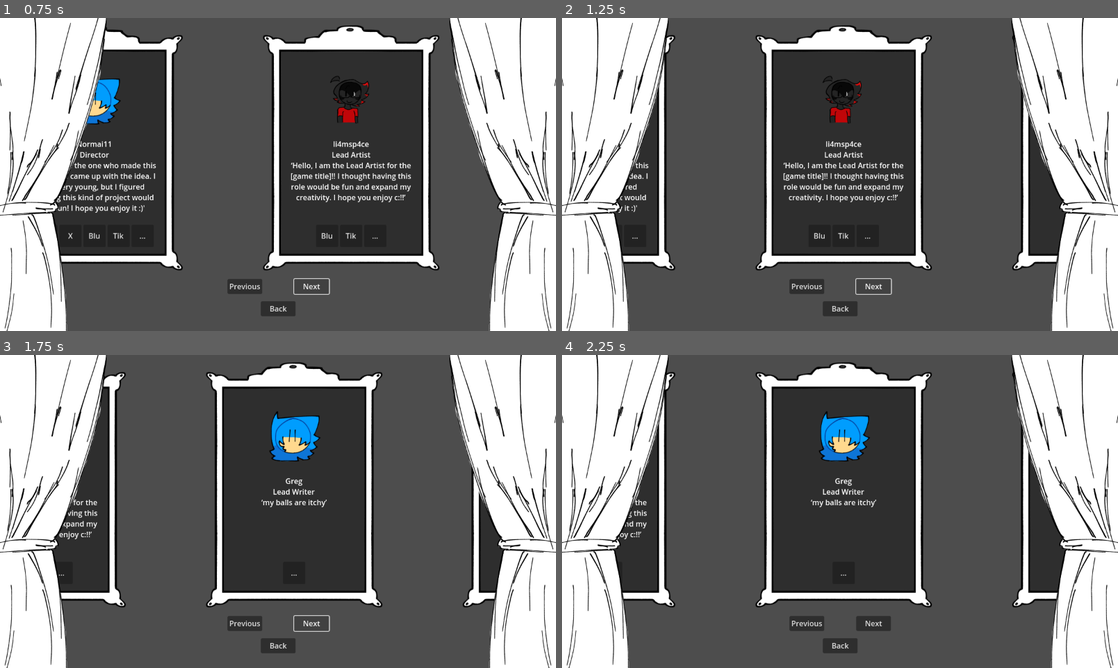
Above: before the commit, frames 1-4 (two rows, left to right).
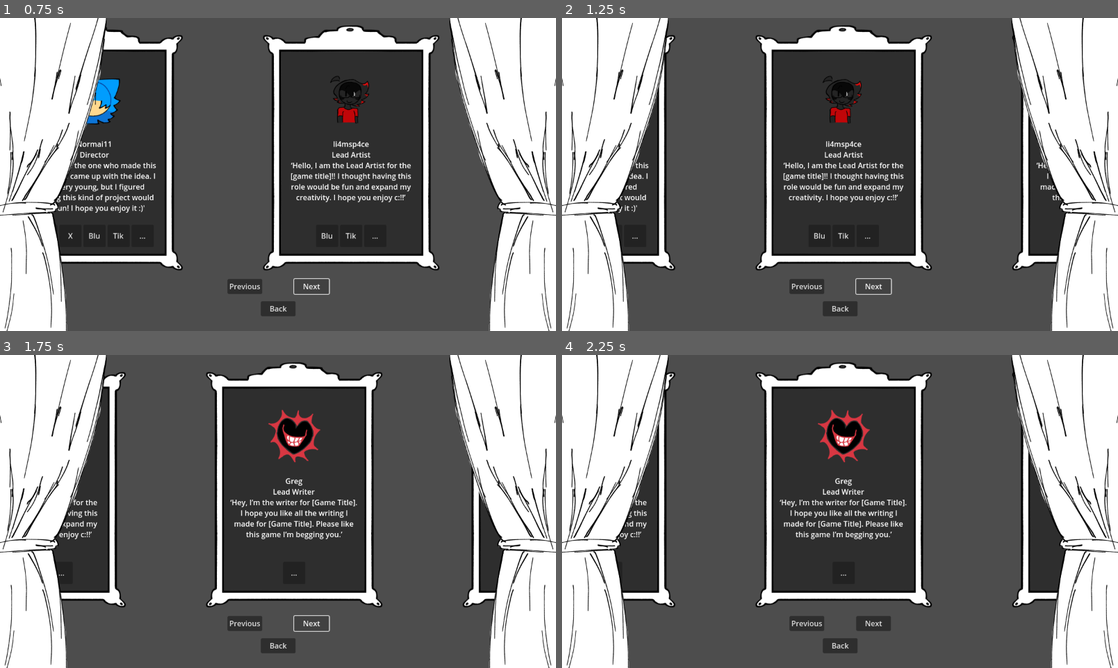
Above: after the commit, the same moments.

Repository: Normai11/gracearena
Game: Godot game, scene res://Scenes/Menus/Credits/creditMenu.tscn
Same seed, same stepped clock (60 frames per second), same inputs: the game is played once before the commit and once after it. This scene is started directly instead of the project's main scene. The engine's default icon, where the game draws it, is replaced by a stand-in: a white triangle on a blue panel in a dark square.
Inputs (mouse positions are in pixels of both pictures, inside the frame that each line leads up to):
- Up to frame 1 (0.75 s): click "Next" at 0.5 s
- Up to frame 2 (1.25 s): no input
- Up to frame 3 (1.75 s): click "Next" at 1.25 s
- Up to frame 4 (2.25 s): tap Enter at 2 s; move the mouse to (962, 495) at 2.02 s; hold Right (right) from 2.03 s (still down); hold Z (primary) from 2.03 s (still down)

Frame 1 is identical in both runs. In frame 2, less than 0.1% of the frame differs, in the area x 85-90%, y 46-59%; in frame 3, 2.0%, in the area x 41-65%, y 17-59%; in frame 4, 2.0%.

Commit message:
perk display fix + greg credit
whoopie

Diff:
--- a/Credits/Greg.json
+++ b/Credits/Greg.json
@@ -1 +1 @@
-{"iconPath":"res://Sprites/Credits/Normai.png","plateName":"Greg","plateRole":"Lead Writer","plateDesc":"‘my balls are itchy’","Links":[],"extraLink":[""],"URLS":[]}
+{"iconPath":"res://Sprites/Credits/Greg.png","plateName":"Greg","plateRole":"Lead Writer","plateDesc":"‘Hey, I’m the writer for [Game Title]. I hope you like all the writing I made for [Game Title]. Please like this game I’m begging you.’","Links":[],"extraLink":[""],"URLS":[]}
--- a/Scenes/Abilities/103.tscn
+++ b/Scenes/Abilities/103.tscn
@@ -20,6 +20,9 @@
 [node name="durTimer" type="Timer" parent="."]
 one_shot = true
 
+[node name="crashCheck" type="RayCast2D" parent="."]
+target_position = Vector2(25, 0)
+
 [node name="hurtbox" type="Area2D" parent="."]
 collision_layer = 8
 collision_mask = 4
--- a/Scripts/Abilities/abRam.gd
+++ b/Scripts/Abilities/abRam.gd
@@ -27,12 +27,14 @@
 		var velocityWeight : float = delta * (player.accel if player.moveNode.get_movement_input() else player.friction)
 		player.velocity.x = lerp(player.velocity.x, player.direction * currentSpeed, velocityWeight)
 		player.move_and_slide()
-		if player.is_on_wall():
+		$crashCheck.position = player.position
+		if $crashCheck.is_colliding():
 			timer.emit_signal("timeout")
 			player.velocity.y = -1300
 			player.accel = 90
 			player.friction = 20
 			player.stun(-player.direction, speedCap / 3)
+			player.move_and_slide()
 		if abilitySlot == 0:
 			if !Input.is_action_pressed("primary"):
 				cancelled = true
@@ -51,6 +53,7 @@
 				timer.emit_signal("timeout")
 
 func _ability_activate():
+	$crashCheck.target_position.x = 25 * player.direction
 	player.friction = 1
 	player.accel = 1
 	timer.start()
--- a/Scripts/Characters/player.gd
+++ b/Scripts/Characters/player.gd
@@ -86,24 +86,20 @@
 	for item in DataStore.playerData["Passives"]:
 		var abFuncRef = load(DataStore.abilityPaths[str(int(item))])
 		var vessel = abFuncRef.instantiate()
-		var child = guiScene._refresh_perks()
+		var child = abButtonRef.instantiate()
 		passives.append(int(item))
 
 		child.isAbility = false
 		child.inputID = int(item)
-		#child.promptID = int(abilities.size()) - 1
-		#child.hold = vessel.holdAbility
 		child.inGame = true
 		child.abFunc = vessel
-		#child.inputName = vessel.abName
-		#child._selected.connect(trigger_ability)
+		guiScene.perkPath.add_child(child)
 
 		vessel.name = str(int(item))
 		vessel.player = self
 		vessel.abDisplay = child
 		addons.add_child(vessel)
-	if !passives.size() > 0:
-		guiScene._refresh_perks()
+	#guiScene._refresh_perks()
 
 func trigger_ability(id):
 	var target = addons.find_child(str(id), false, false)
--- a/Scripts/Menus/Main/abilitybutton.gd
+++ b/Scripts/Menus/Main/abilitybutton.gd
@@ -95,7 +95,7 @@
 		cdDisp.visible = true
 		Cd.start(duration)
 		abFunc.onCooldown = true
-		perkBase.modulate
+		#perkBase.modulate
 		#shader.set_shader_parameter("value", -0.15)
 		#shader.set_shader_parameter("exposure", 0.60)
 	else:
--- a/Scripts/Menus/inGame/playerGUI.gd
+++ b/Scripts/Menus/inGame/playerGUI.gd
@@ -25,17 +25,15 @@
 	tween.tween_property(healthBar, "value", player.health, 0.2)
 	healthBar.get_child(0).text = str(int(player.health))
 
-func _refresh_perks():
-	for item in DataStore.playerData["Passives"]:
-		var subject = perkLoad.instantiate()
-		var texturePath = "res://Sprites/Abilities/ab" + str(int(item)) + ".png"
-		player.passives.append(int(item))
-
-		subject.isAbility = false
-		subject.inGame = true
-		subject.inputID = item
-		subject.texturePath = texturePath
-
-		perkPath.add_child(subject)
-		return subject
-	return null
+#func _refresh_perks():
+	#for item in DataStore.playerData["Passives"]:
+		#var subject = perkLoad.instantiate()
+		#var texturePath = "res://Sprites/Abilities/ab" + str(int(item)) + ".png"
+		##player.passives.append(int(item))
+		#
+		#subject.isAbility = false
+		#subject.inGame = true
+		#subject.inputID = item
+		#subject.texturePath = texturePath
+		#
+		#perkPath.add_child(subject)
Binary file added: Sprites/Credits/Greg.png
Not shown, added: Sprites/Credits/Greg.png.import
